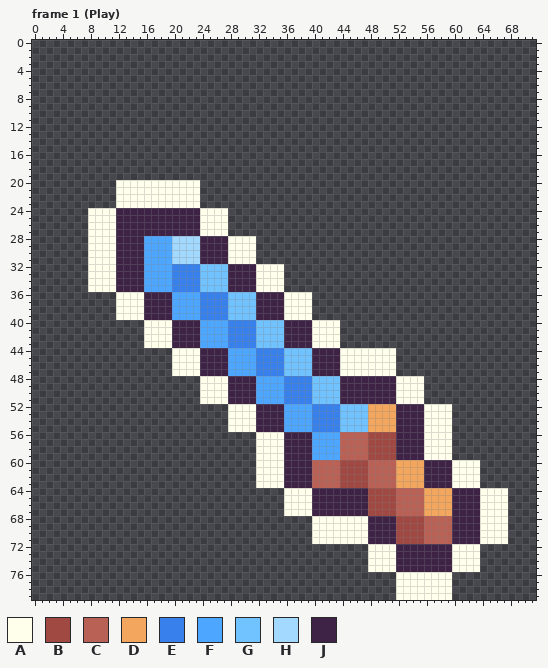
One commit to this pixel-art file: Resources/Item/sword7.aseprite. The first picture shows the starting point.
72x80 pixels, 5 frames. Shown: frame 1 (Play). The commit also changed other frames, which this record leaves out.
Palette (. is transparent): A #ffffeb  B #a04943  C #ba6156  D #f2a65e  E #3881ec  F #4da6ff  G #71c3ff  H #a4d9ff  J #3e2347
Pixels before, frame 1 (Play) (only the part around the change), first column x 0:
 9 ...................................................................
10 ...................................................................
11 ...................................................................
12 ...................................................................
13 ...................................................................
14 ...................................................................
15 ...................................................................
16 ...................................................................
17 ...................................................................
18 ...................................................................
19 ...................................................................
20 ............AAAAAAAAAAAA...........................................
21 ............AAAAAAAAAAAA...........................................
22 ............AAAAAAAAAAAA...........................................
23 ............AAAAAAAAAAAA...........................................
24 ........AAAAJJJJJJJJJJJJAAAA.......................................
25 ........AAAAJJJJJJJJJJJJAAAA.......................................
26 ........AAAAJJJJJJJJJJJJAAAA.......................................
27 ........AAAAJJJJJJJJJJJJAAAA.......................................
28 ........AAAAJJJJFFFFHHHHJJJJAAAA...................................
29 ........AAAAJJJJFFFFHHHHJJJJAAAA...................................
30 ........AAAAJJJJFFFFHHHHJJJJAAAA...................................
31 ........AAAAJJJJFFFFHHHHJJJJAAAA...................................
32 ........AAAAJJJJFFFFEEEEGGGGJJJJAAAA...............................
33 ........AAAAJJJJFFFFEEEEGGGGJJJJAAAA...............................
34 ........AAAAJJJJFFFFEEEEGGGGJJJJAAAA...............................
35 ........AAAAJJJJFFFFEEEEGGGGJJJJAAAA...............................
36 ............AAAAJJJJFFFFEEEEGGGGJJJJAAAA...........................
37 ............AAAAJJJJFFFFEEEEGGGGJJJJAAAA...........................
38 ............AAAAJJJJFFFFEEEEGGGGJJJJAAAA...........................
39 ............AAAAJJJJFFFFEEEEGGGGJJJJAAAA...........................
40 ................AAAAJJJJFFFFEEEEGGGGJJJJAAAA.......................
41 ................AAAAJJJJFFFFEEEEGGGGJJJJAAAA.......................
42 ................AAAAJJJJFFFFEEEEGGGGJJJJAAAA.......................
43 ................AAAAJJJJFFFFEEEEGGGGJJJJAAAA.......................
44 ....................AAAAJJJJFFFFEEEEGGGGJJJJAAAAAAAA...............
45 ....................AAAAJJJJFFFFEEEEGGGGJJJJAAAAAAAA...............
46 ....................AAAAJJJJFFFFEEEEGGGGJJJJAAAAAAAA...............
47 ....................AAAAJJJJFFFFEEEEGGGGJJJJAAAAAAAA...............
48 ........................AAAAJJJJFFFFEEEEGGGGJJJJJJJJAAAA...........
49 ........................AAAAJJJJFFFFEEEEGGGGJJJJJJJJAAAA...........
50 ........................AAAAJJJJFFFFEEEEGGGGJJJJJJJJAAAA...........
51 ........................AAAAJJJJFFFFEEEEGGGGJJJJJJJJAAAA...........
52 ............................AAAAJJJJFFFFEEEEGGGGDDDDJJJJAAAA.......
53 ............................AAAAJJJJFFFFEEEEGGGGDDDDJJJJAAAA.......
54 ............................AAAAJJJJFFFFEEEEGGGGDDDDJJJJAAAA.......
55 ............................AAAAJJJJFFFFEEEEGGGGDDDDJJJJAAAA.......
56 ................................AAAAJJJJFFFFCCCCBBBBJJJJAAAA.......
57 ................................AAAAJJJJFFFFCCCCBBBBJJJJAAAA.......
58 ................................AAAAJJJJFFFFCCCCBBBBJJJJAAAA.......
59 ................................AAAAJJJJFFFFCCCCBBBBJJJJAAAA.......
60 ................................AAAAJJJJCCCCBBBBCCCCDDDDJJJJAAAA...
61 ................................AAAAJJJJCCCCBBBBCCCCDDDDJJJJAAAA...
62 ................................AAAAJJJJCCCCBBBBCCCCDDDDJJJJAAAA...
63 ................................AAAAJJJJCCCCBBBBCCCCDDDDJJJJAAAA...
64 ....................................AAAAJJJJJJJJBBBBCCCCDDDDJJJJAAA
65 ....................................AAAAJJJJJJJJBBBBCCCCDDDDJJJJAAA
66 ....................................AAAAJJJJJJJJBBBBCCCCDDDDJJJJAAA
67 ....................................AAAAJJJJJJJJBBBBCCCCDDDDJJJJAAA
68 ........................................AAAAAAAAJJJJBBBBCCCCJJJJAAA
69 ........................................AAAAAAAAJJJJBBBBCCCCJJJJAAA
70 ........................................AAAAAAAAJJJJBBBBCCCCJJJJAAA
71 ........................................AAAAAAAAJJJJBBBBCCCCJJJJAAA
72 ................................................AAAAJJJJJJJJAAAA...
73 ................................................AAAAJJJJJJJJAAAA...
74 ................................................AAAAJJJJJJJJAAAA...
75 ................................................AAAAJJJJJJJJAAAA...
76 ....................................................AAAAAAAA.......
77 ....................................................AAAAAAAA.......
78 ....................................................AAAAAAAA.......
79 ....................................................AAAAAAAA.......
New version:
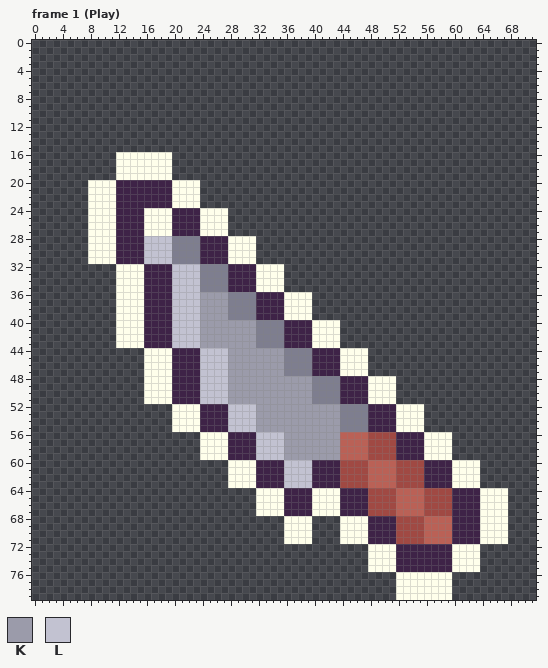
Colours new in this view: K #9b9baa  L #c2c2d1
The edit:
Colour G changes from #71c3ff to #7e7e8f.
Frame 1 (Play):
The edit adds colour A in rows 16 to 19 at x 12 to 19; in rows 20 to 23 at x 8 to 11; in rows 40 to 43 at x 12 to 15; in rows 44 to 51 at x 16 to 19; in rows 52 to 55 at x 20 to 23; in rows 56 to 59 at x 24 to 27.
The edit adds colour A in rows 60 to 63 at x 28 to 31; in rows 64 to 67 at x 32 to 35; in rows 68 to 71 at x 36 to 39.
Colour J gives way to colour A in rows 24 to 27 at x 16 to 19; in rows 32 to 35 at x 12 to 15; in rows 48 to 51 at x 48 to 51; in rows 52 to 55 at x 52 to 55; in rows 64 to 67 at x 40 to 43.
Colour D gives way to colour B in rows 60 to 63 at x 52 to 55; in rows 64 to 67 at x 56 to 59.
Colour H gives way to colour G in rows 28 to 31 at x 20 to 23.
The edit adds colour J in rows 48 to 51 at x 20 to 23; in rows 52 to 55 at x 24 to 27; in rows 56 to 59 at x 28 to 31.
Colour A gives way to colour J in rows 20 to 23 at x 12 to 19; in rows 40 to 43 at x 16 to 19; in rows 44 to 47 at x 20 to 23; in rows 60 to 63 at x 32 to 35; in rows 64 to 67 at x 36 to 39.
Colour C gives way to colour J in rows 60 to 63 at x 40 to 43.
Colour D gives way to colour J in rows 52 to 55 at x 48 to 51.
Colour F gives way to colour J in rows 32 to 35 at x 16 to 19.
Colour E gives way to colour K in rows 36 to 39 at x 24 to 27; in rows 40 to 43 at x 28 to 31; in rows 44 to 47 at x 32 to 35; in rows 48 to 51 at x 36 to 39; in rows 52 to 55 at x 40 to 43.
Colour F gives way to colour K in rows 40 to 43 at x 24 to 27; in rows 44 to 47 at x 28 to 31; in rows 48 to 51 at x 32 to 35; in rows 52 to 55 at x 36 to 39; in rows 56 to 59 at x 40 to 43.
Colour J gives way to colour K in rows 48 to 51 at x 28 to 31; in rows 52 to 55 at x 32 to 35; in rows 56 to 59 at x 36 to 39.
Colour A gives way to colour L in rows 48 to 51 at x 24 to 27; in rows 52 to 55 at x 28 to 31; in rows 56 to 59 at x 32 to 35.
Colour E gives way to colour L in rows 32 to 35 at x 20 to 23.
Colour F gives way to colour L in rows 28 to 31 at x 16 to 19; in rows 36 to 39 at x 20 to 23.
Colour J gives way to colour L in rows 40 to 43 at x 20 to 23; in rows 44 to 47 at x 24 to 27; in rows 60 to 63 at x 36 to 39.
The edit erases colour A in rows 32 to 35 at x 8 to 11; in rows 44 to 47 at x 48 to 51; in rows 48 to 51 at x 52 to 55; in rows 52 to 55 at x 56 to 59; in rows 68 to 71 at x 40 to 43.
Boxes around the changes in both pictures, in picture pixels (x1, y1, x2, y2):
changed: (88, 152, 452, 544)
